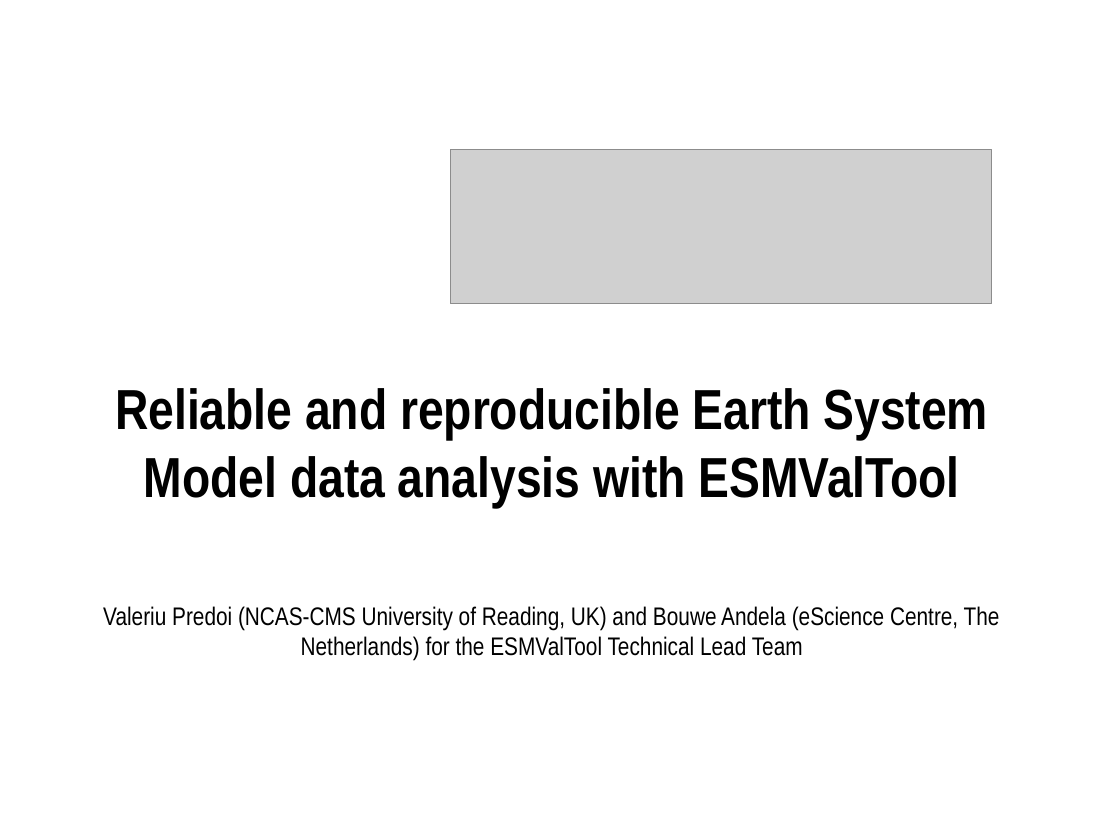
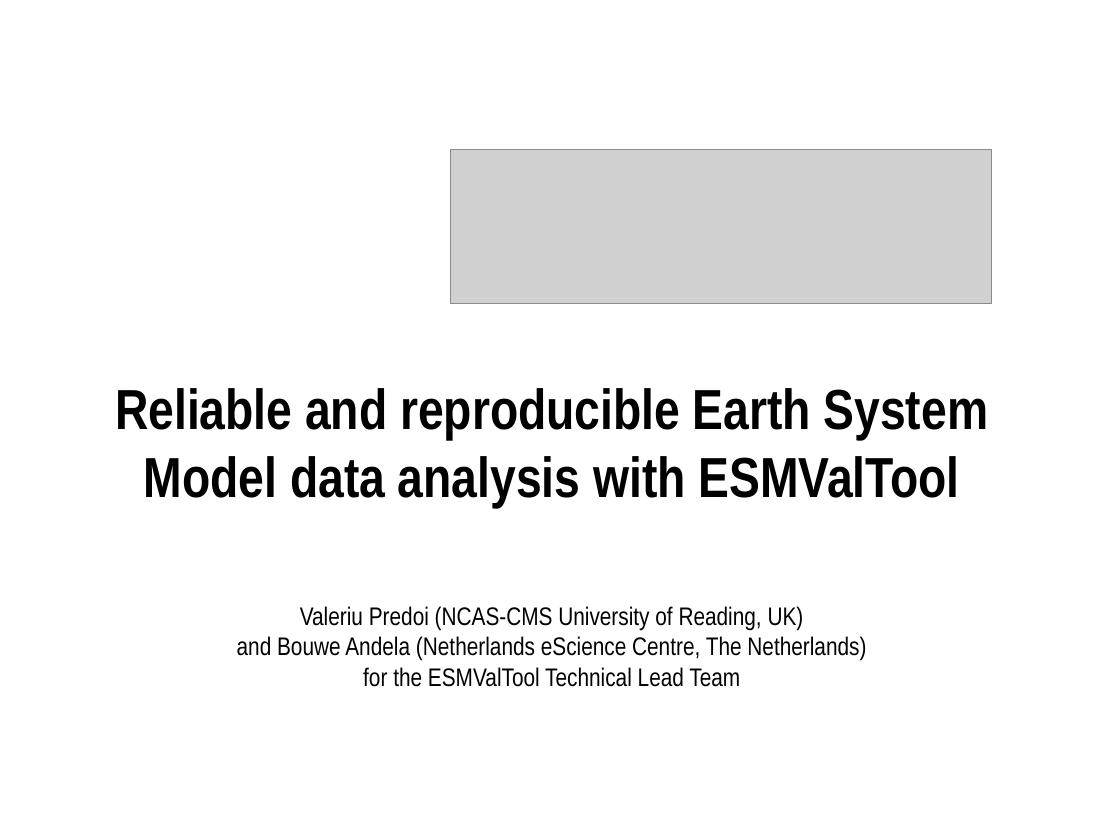
Before and after one commit to valeriupredoi/NCAR_Correctness_Workshop_9-10Nov2023_Talk, a slide deck: slide 1 of Predoi_Andela_Reliable-and-reproducible-Earth-System-Model-data-analysis-with-ESMValTool.pptx. Drawn at 1120x840 pixels with LibreOffice and Linux fonts; fonts in the diff are those of the drawing; grey boxes stand for pictures. Boxes give left, top, right and bottom in pixels: in the first picture for what was removed or moved away, otherwise in the second. Text is boxed around its words. In the diff, an @@ line names an element or a change of style, - is before the commit and + after.

```diff
--- a/Predoi_Andela_Reliable-and-reproducible-Earth-System-Model-data-analysis-with-ESMValTool.pptx
+++ b/Predoi_Andela_Reliable-and-reproducible-Earth-System-Model-data-analysis-with-ESMValTool.pptx
@@ text at (x1=237, y1=606, x2=866, y2=687): text changed @@
-Valeriu Predoi (NCAS-CMS University of Reading, UK) and Bouwe Andela (eScience Centre, The Netherlands) for the ESMValTool Technical Lead Team
+Valeriu Predoi (NCAS-CMS University of Reading, UK)
+and Bouwe Andela (Netherlands eScience Centre, The Netherlands)
+for the ESMValTool Technical Lead Team
```
Also in this commit, not shown: 7 other slides changed, 1 slide added, 1 other file.
